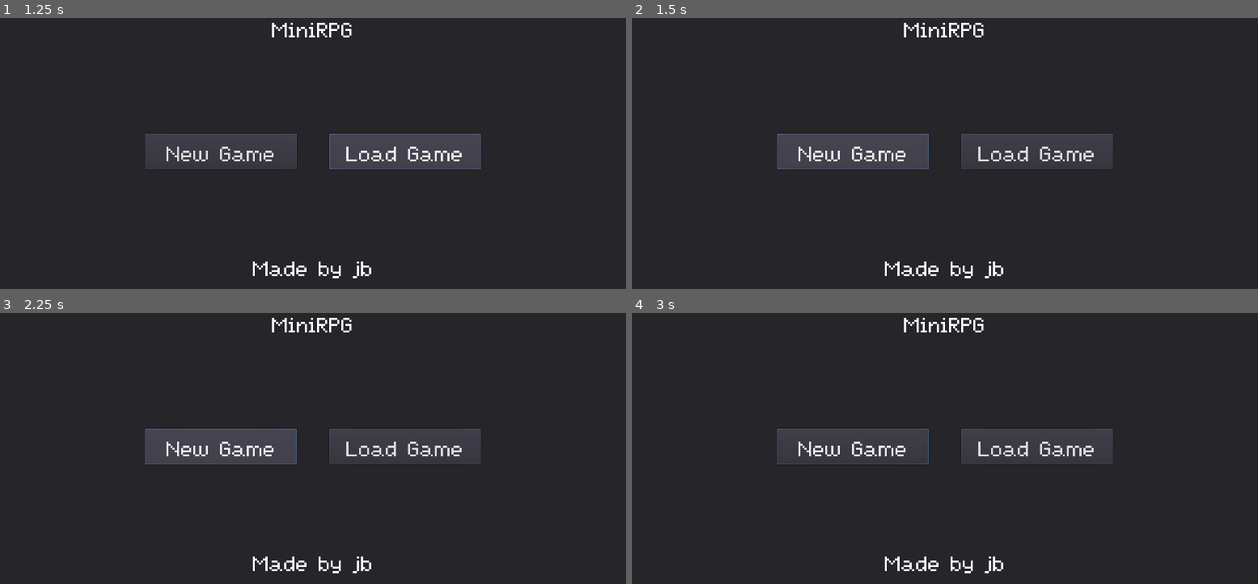
Above: before the commit, frames 1-4 (two rows, left to right).
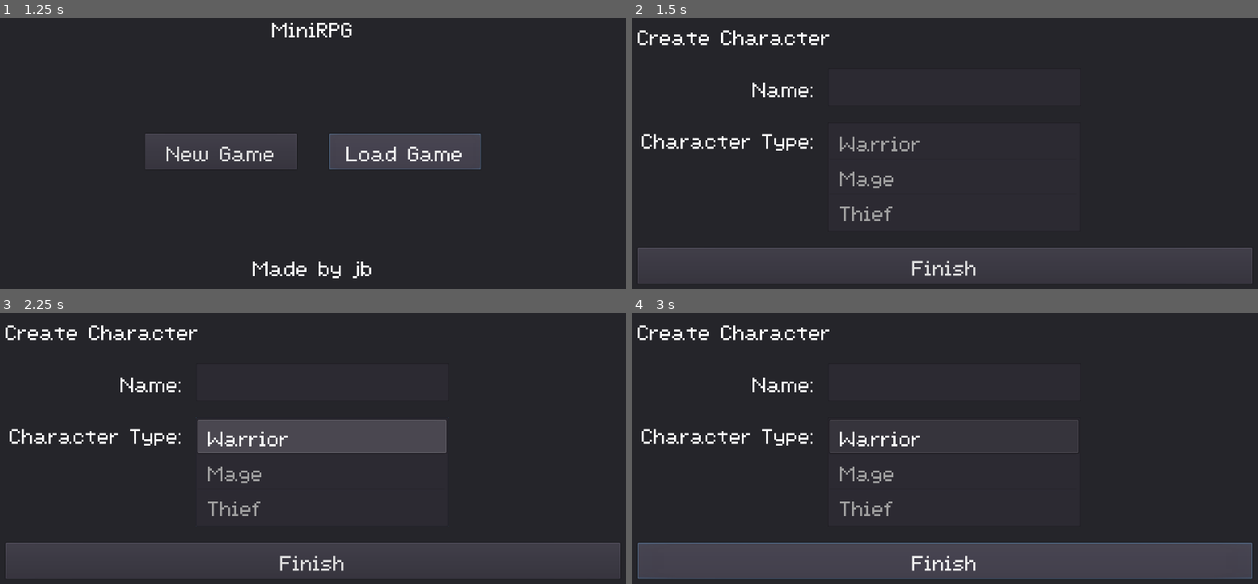
Above: after the commit, the same moments.

Repository: majormunky/MiniRPG
Game: Godot game, scene res://scenes/MainMenu.tscn
The game is run twice, just before and just after one commit, with the same random seed, the same clock (stepped at 60 frames per second) and the same inputs. This scene is started directly instead of the project's main scene.
Inputs (mouse positions are in pixels of both pictures, inside the frame that each line leads up to):
- Up to frame 1 (1.25 s): click "Load Game" at 0.5 s
- Up to frame 2 (1.5 s): click "New Game" at 1.25 s
- Up to frame 3 (2.25 s): click (219, 445) at 2 s, where only the run before the commit has a clickable "New Game"
- Up to frame 4 (3 s): click (945, 562) at 2.75 s, where only the run after the commit has a clickable "Finish"

Frame 1 is identical in both runs. In frame 2, 14% of the frame differs, in the area x 0-100%, y 1-98%; in frame 3, 15%; in frame 4, 17%, in the area x 0-100%, y 1-99%.

Commit message:
Setup the new button to go to the create player scene

Diff:
--- /dev/null
+++ b/scenes/MainMenu.gd
@@ -0,0 +1,14 @@
+extends Control
+
+onready var new_game_scene = preload("res://scenes/CreatePlayer.tscn")
+
+func _ready():
+	pass
+
+
+func _on_New_Game_pressed():
+	get_tree().change_scene("res://scenes/CreatePlayer.tscn")
+
+
+func _on_Load_Game_pressed():
+	pass # Replace with function body.
--- a/scenes/MainMenu.tscn
+++ b/scenes/MainMenu.tscn
@@ -1,10 +1,12 @@
-[gd_scene load_steps=2 format=2]
+[gd_scene load_steps=3 format=2]
 
 [ext_resource path="res://assets/MainTheme.tres" type="Theme" id=1]
+[ext_resource path="res://scenes/MainMenu.gd" type="Script" id=2]
 
 [node name="MainMenu" type="Control"]
 anchor_right = 1.0
 anchor_bottom = 1.0
+script = ExtResource( 2 )
 __meta__ = {
 "_edit_use_anchors_": false
 }
@@ -61,3 +63,6 @@
 theme = ExtResource( 1 )
 text = "Made by jb"
 align = 1
+
+[connection signal="pressed" from="MarginContainer/VBoxContainer/HBoxContainer/New Game" to="." method="_on_New_Game_pressed"]
+[connection signal="pressed" from="MarginContainer/VBoxContainer/HBoxContainer/Load Game" to="." method="_on_Load_Game_pressed"]
